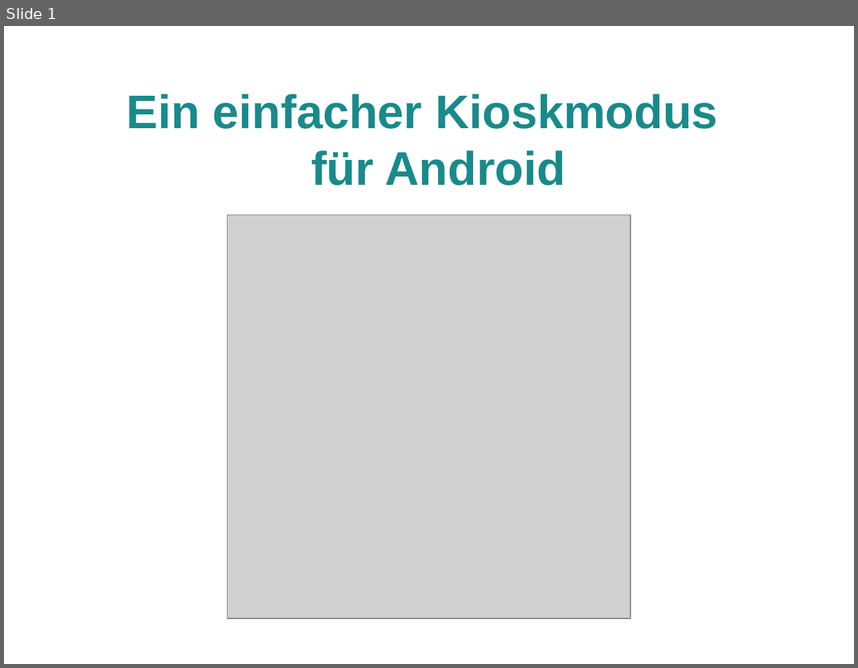
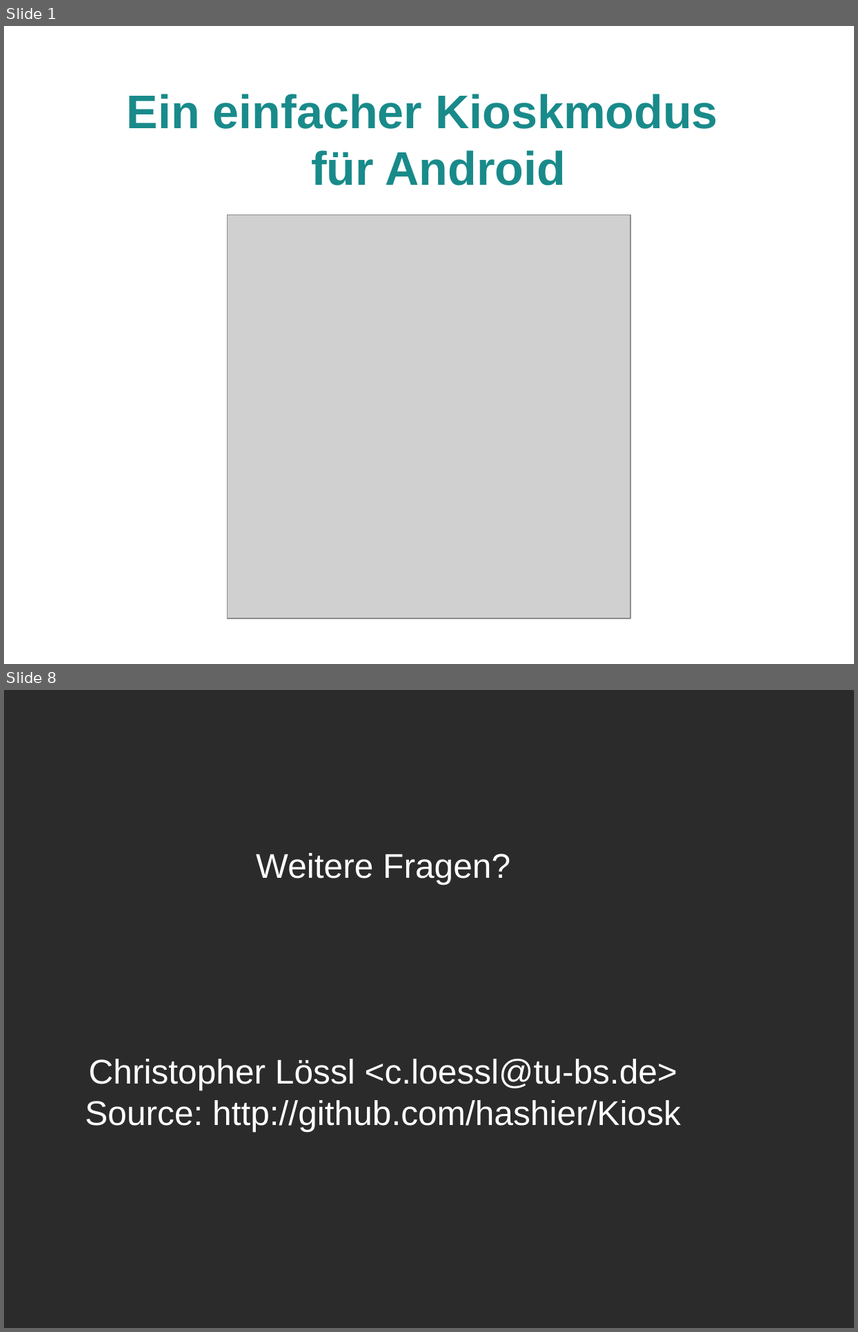
Before and after one commit to jessejin/Kiosk, a slide deck: doc/Rev1_präsi.odp. Shown one above the other, each under a label of ours: slide 1 before the commit, slides 1 and 8 after it; the slides between them are not shown. The pictures are 858x668 and 858x1332 pixels, drawn with LibreOffice and Linux fonts; fonts in the diff are those of the drawing; grey boxes stand for pictures; background and template pictures are left out; a plain dark background stands for a picture behind light text. Boxes give left, top, right and bottom in pixels: in the first picture for what was removed or moved away, otherwise in the second. Text is boxed around its words. In the diff, an @@ line names an element or a change of style, - is before the commit and + after.

```diff
--- a/doc/Rev1_präsi.odp
+++ b/doc/Rev1_präsi.odp
@@ slide 8 added at box(4, 690, 854, 1328), background picture (left out) @@
@@ subtitle added at box(85, 853, 681, 1131), 32 pt, text #FFFFFF @@
+Weitere Fragen?
+Christopher Lössl <c.loessl@tu-bs.de>
+Source: http://github.com/hashier/Kiosk
```
Also in this commit, not shown: 2 slides changed, 4 other slides added, 3 slides removed.
